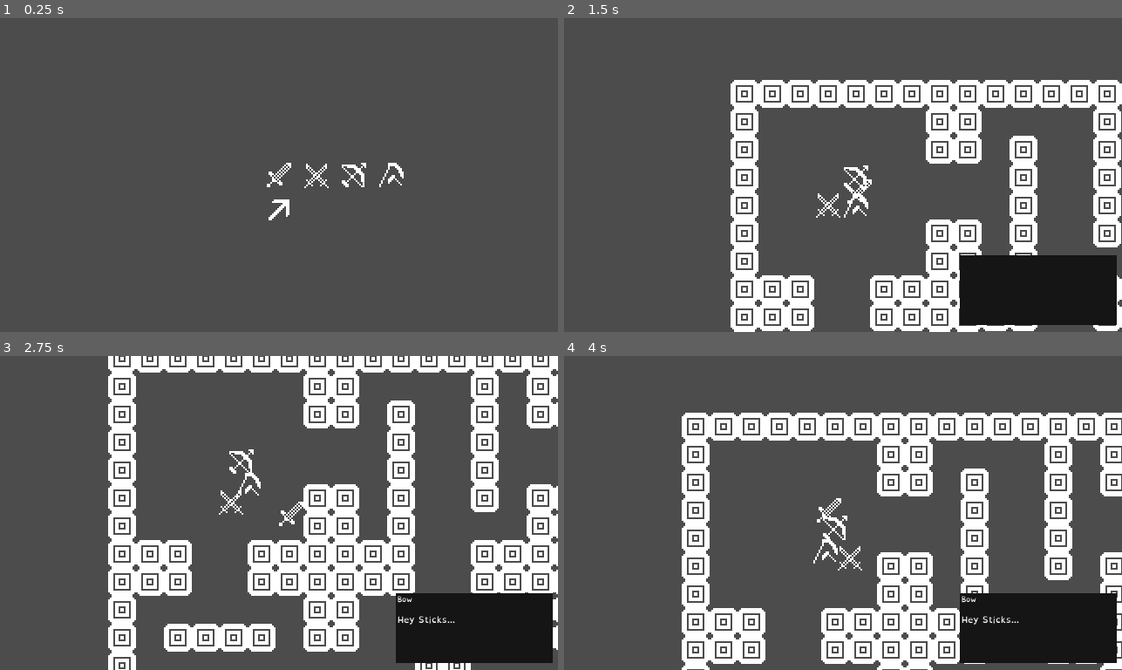
Above: before the commit, frames 1-4 (two rows, left to right).
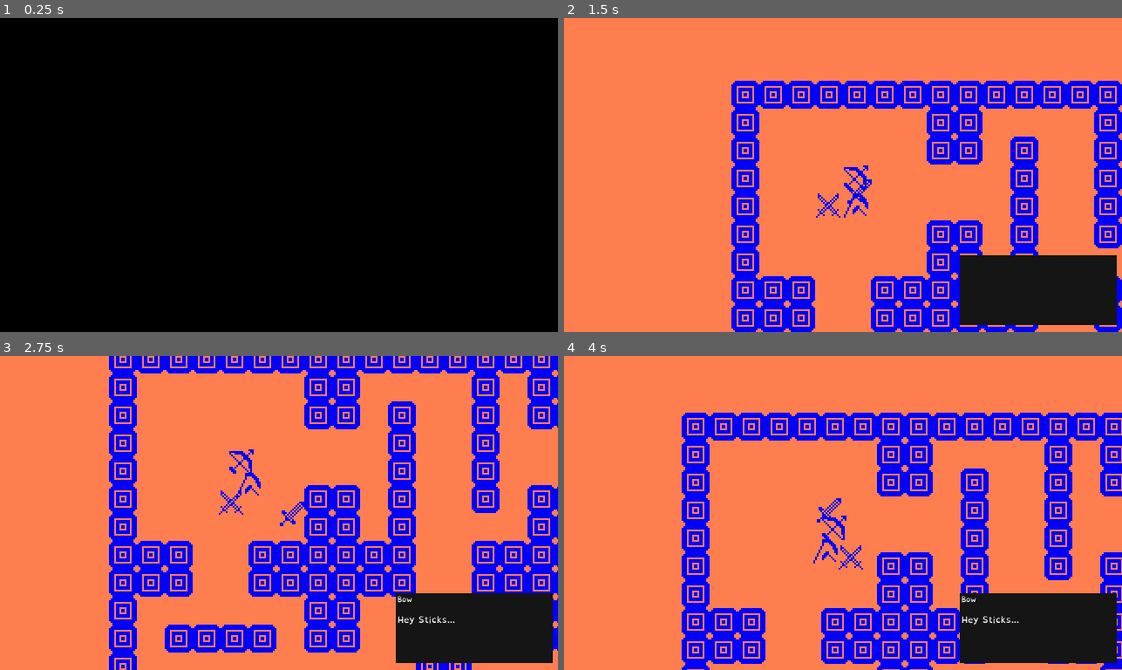
Above: after the commit, the same moments.

Repository: ArcLyn64/gmtkjam2020
Game: Godot game, scene res://map/Dungeon.tscn
Same seed, same stepped clock (60 frames per second), same inputs: the game is played once before the commit and once after it.
Inputs:
- Up to frame 1 (0.25 s): no input
- Up to frame 2 (1.5 s): tap Enter at 0.5 s; hold D (move_right) 0.53-1.28 s; hold S (move_down) from 1.28 s (still down)
- Up to frame 3 (2.75 s): release S (move_down) at 2.03 s; hold D (move_right) from 2.03 s (still down)
- Up to frame 4 (4 s): release D (move_right) at 2.78 s; hold W (move_up) 2.78-3.53 s; hold A (move_left) from 3.53 s (still down)

The runs differ from the first frame. In frame 1, 100% of the frame differs, in the area x 0-100%, y 0-100%; in frame 2, 94%; in frame 3, 94%; in frame 4, 94%.

Commit message:
10:48am

Diff:
--- a/map/Dungeon.tscn
+++ b/map/Dungeon.tscn
@@ -37,6 +37,7 @@
 0/z_index = 0
 
 [node name="GM" type="Node2D"]
+position = Vector2( 0.361343, 0.434349 )
 script = ExtResource( 4 )
 
 [node name="TileMap" type="TileMap" parent="."]
@@ -44,6 +45,9 @@
 cell_size = Vector2( 16, 16 )
 cell_custom_transform = Transform2D( 16, 0, 0, 16, 0, 0 )
 format = 1
+
+[node name="MapGen" type="Node2D" parent="."]
+script = ExtResource( 2 )
 
 [node name="UI" type="CanvasLayer" parent="."]
 
@@ -53,8 +57,16 @@
 margin_right = 226.549
 margin_bottom = 136.207
 
-[node name="MapGen" type="Node2D" parent="."]
-script = ExtResource( 2 )
+[node name="Curtain" type="ColorRect" parent="UI"]
+margin_left = 224.892
+margin_top = -218.548
+margin_right = 696.892
+margin_bottom = 191.452
+rect_rotation = 60.6
+color = Color( 0, 0, 0, 1 )
+__meta__ = {
+"_edit_use_anchors_": false
+}
 
 [node name="Exit" parent="." instance=ExtResource( 8 )]
 position = Vector2( 0, 20 )
@@ -75,4 +87,6 @@
 [node name="Chests" type="YSort" parent="."]
 
 [node name="Enemies" type="YSort" parent="."]
+
+[node name="Battles" type="YSort" parent="."]
 [connection signal="body_entered" from="Exit" to="." method="_on_Exit_body_entered"]
--- a/objects/Chest.tscn
+++ b/objects/Chest.tscn
@@ -1,6 +1,7 @@
-[gd_scene load_steps=3 format=2]
+[gd_scene load_steps=4 format=2]
 
 [ext_resource path="res://sprites/chest.png" type="Texture" id=1]
+[ext_resource path="res://src/Chest.gd" type="Script" id=2]
 
 [sub_resource type="RectangleShape2D" id=1]
 extents = Vector2( 7, 6 )
@@ -8,6 +9,7 @@
 [node name="Chest" type="StaticBody2D"]
 collision_layer = 3
 collision_mask = 3
+script = ExtResource( 2 )
 __meta__ = {
 "_edit_group_": true
 }
--- a/objects/Exit.tscn
+++ b/objects/Exit.tscn
@@ -1,11 +1,13 @@
-[gd_scene load_steps=3 format=2]
+[gd_scene load_steps=4 format=2]
 
 [ext_resource path="res://sprites/exit.png" type="Texture" id=1]
+[ext_resource path="res://src/Exit.gd" type="Script" id=2]
 
 [sub_resource type="RectangleShape2D" id=1]
 extents = Vector2( 6, 6 )
 
 [node name="Exit" type="Area2D"]
+script = ExtResource( 2 )
 __meta__ = {
 "_edit_group_": true
 }
--- a/src/Ally.gd
+++ b/src/Ally.gd
@@ -22,7 +22,8 @@
 
 enum STATE{
 	following,
-	idle
+	idle,
+	battle
 }
 var cur_state = STATE.idle
 
@@ -141,3 +142,6 @@
 	var vcoords = tilemap.world_to_map(pos)
 	var coords = [int(round(vcoords.x)), int(round(vcoords.y))]
 	return coords
+
+func change_color(color: Color):
+	$Sprite.set_modulate(color)
--- /dev/null
+++ b/src/Chest.gd
@@ -0,0 +1,6 @@
+extends StaticBody2D
+
+
+
+func change_color(color: Color):
+	$Sprite.set_modulate(color)
--- a/src/Dungeon.gd
+++ b/src/Dungeon.gd
@@ -1,4 +1,9 @@
 extends Node2D
+
+const CURTAIN_RIGHT_BOUND = 587
+const CURTAIN_LEFT_BOUND = -217
+const CURTAIN_CLOSED_BOUND = 250
+const CURTAIN_SPEED = 50
 
 # world things
 onready var mapgen = $MapGen
@@ -7,6 +12,7 @@
 onready var chests = $Chests
 onready var exit : Area2D = $Exit
 onready var dialogue = $UI/Dialogue
+onready var curtain = $UI/Curtain
 
 # party things
 onready var party = $Party
@@ -15,12 +21,12 @@
 var cur_level = 0
 enum STATE{
 	roaming,
-	battle,
-	dialogue,
 	paused,
 	loading
 }
 var cur_state = STATE.loading
+var foreground_color : Color = Color.blue
+var background_color : Color = Color.coral
 
 var astar_data = null
 
@@ -34,20 +40,15 @@
 func _physics_process(delta):
 	match cur_state:
 		STATE.loading:
-			pass
+			close_curtain(delta)
 		STATE.paused:
 			pass
 		STATE.roaming:
-			for child in party.get_children() :
+			open_curtain(delta)
+			for child in party.get_children() + enemies.get_children():
 				child.call("roaminghandler", delta)
-			for child in enemies.get_children() :
-				child.call("roaminghandler", delta, world_to_map(player.global_position), tilemap)
 #			for child in party.get_children() + enemies.get_children():
 #				child.call("roaminghandler", delta)
-		STATE.battle:
-			pass
-		STATE.dialogue:
-			pass
 
 func world_to_map(pos: Vector2):
 	var vcoords = tilemap.world_to_map(pos)
@@ -62,10 +63,43 @@
 	cur_state = STATE.loading
 	for child in chests.get_children() + enemies.get_children():
 		child.queue_free()
+
 	yield(get_tree().create_timer(1.0), "timeout")
+
 	astar_data = mapgen.generate_world(cur_level)
-	for child in enemies.get_children() + party.get_children():
+	for child in enemies.get_children():
+		child.init(self, tilemap, party, enemies, chests, exit)
 		child.update_astar(astar_data)
+	for child in party.get_children():
+		child.update_astar(astar_data)
+	change_foreground_color(foreground_color)
+	change_background_color(background_color)
+
 	cur_level += 1
 	dialogue.start("res://dialogue/quips/test.json")
 	cur_state = STATE.roaming
+
+func close_curtain(delta):
+	if curtain.get_position()[0] < CURTAIN_LEFT_BOUND:
+		curtain.set_position(Vector2(CURTAIN_RIGHT_BOUND, curtain.get_position()[1]))
+	elif curtain.get_position()[0] > CURTAIN_CLOSED_BOUND:
+		curtain.set_position(curtain.get_position()+Vector2(-CURTAIN_SPEED,0))
+
+func open_curtain(delta):
+	if curtain.get_position()[0] > CURTAIN_CLOSED_BOUND:
+		curtain.set_position(Vector2(CURTAIN_CLOSED_BOUND, curtain.get_position()[1]))
+	elif curtain.get_position()[0] > CURTAIN_LEFT_BOUND:
+		curtain.set_position(curtain.get_position()+Vector2(-CURTAIN_SPEED,0))
+
+func change_foreground_color(color: Color):
+	# tileset
+	var tileset = tilemap.get_tileset()
+	for tile in tileset.get_tiles_ids():
+		tileset.tile_set_modulate(tile, color)
+	# sprites
+	for child in party.get_children() + chests.get_children() + enemies.get_children():
+		child.change_color(color)
+	exit.change_color(color)
+
+func change_background_color(color: Color):
+	VisualServer.set_default_clear_color(color)
--- a/src/Enemy.gd
+++ b/src/Enemy.gd
@@ -7,16 +7,30 @@
 
 var velocity = Vector2.ZERO
 
+var scene_root = null
 var tilemap = null
+var party = null
+var enemies = null
+var chests = null
+var exit = null
 var astar = null
 var astar_points_cache = null
 var sight_points = []
 
 enum STATE{
 	alert,
-	idle
+	idle,
+	battle
 }
 var cur_state = STATE.idle
+
+func init(scn_root, tilemap_ref, party_ref, enemies_ref, chests_ref, exit_ref):
+	scene_root = scn_root
+	tilemap = tilemap_ref
+	party = party_ref
+	enemies = enemies_ref
+	chests = chests_ref
+	exit = exit_ref
 
 func update_astar(astar_update):
 	astar = astar_update["astar"]
@@ -88,8 +102,13 @@
 	var path = astar.get_point_path(astar_points_cache[str(start_coord)], astar_points_cache[str(end_coord)])
 	return path
 
-func roaminghandler(delta, player_loc, tilemap_ref):
-	tilemap = tilemap_ref
+func spot_player():
+	for child in party.get_children():
+		if child.get_name() == "Player":
+			return child
+
+func roaminghandler(delta):
+	var player_loc = world_to_map(spot_player().global_position)
 	match cur_state:
 		STATE.idle:
 			if has_line_of_sight(world_to_map(self.global_position), player_loc):
@@ -98,6 +117,9 @@
 			var path = get_grid_path(world_to_map(self.global_position), player_loc)
 			if path.size() > 1:
 				move_along_path(path[1])
+				var player = hit_player()
+				if player != null:
+					print("wahoo")
 
 func move_along_path(target):
 	var coords_unformatted = world_to_map(self.global_position)
@@ -114,7 +136,17 @@
 
 	move_and_slide(velocity)
 
+func hit_player():
+	for i in range(get_slide_count()):
+		var hit = get_slide_collision(i).get_collider().get_name()
+		if hit in ["Player", "Bow", "Duals", "Sticks"]:
+			return hit
+	return null
+
 func world_to_map(pos: Vector2):
 	var vcoords = tilemap.world_to_map(pos)
 	var coords = [int(round(vcoords.x)), int(round(vcoords.y))]
 	return coords
+
+func change_color(color: Color):
+	$Sprite.set_modulate(color)
--- /dev/null
+++ b/src/Exit.gd
@@ -0,0 +1,6 @@
+extends Area2D
+
+
+
+func change_color(color: Color):
+	$Sprite.set_modulate(color)
--- a/src/Player.gd
+++ b/src/Player.gd
@@ -9,11 +9,19 @@
 var astar = null
 var astar_points_cache = null
 
+var battle = null
+
 const ACCELERATION = 12
 const MAX_SPEED = 50
 const FRICTION = 12
 
 var velocity = Vector2.ZERO
+
+enum STATE{
+	roaming,
+	battle
+}
+var cur_state = STATE.roaming
 
 func update_astar(astar_update):
 	astar = astar_update["astar"]
@@ -28,6 +36,16 @@
 	exit = exit_ref
 
 func roaminghandler(delta):
+	match cur_state:
+		STATE.roaming:
+			handle_move(delta)
+		STATE.battle:
+			if battle == null:
+				cur_state = STATE.roaming
+			else:
+				pass
+
+func handle_move(delta):
 	var input_vector = Vector2.ZERO
 
 	input_vector.x = Input.get_action_strength("move_right") - Input.get_action_strength("move_left")
@@ -41,3 +59,7 @@
 		velocity = velocity.move_toward(Vector2.ZERO, FRICTION * delta)
 
 	move_and_slide(velocity / delta)
+
+
+func change_color(color: Color):
+	$Sprite.set_modulate(color)
Not shown, changed: gmtk2020-notes.xoj
